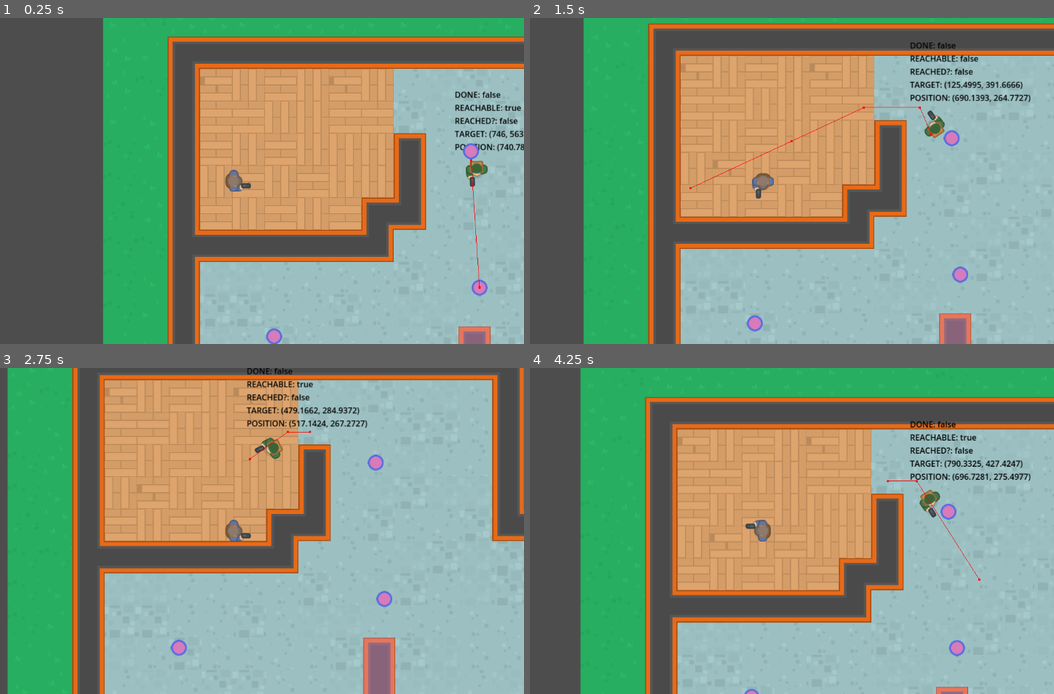
Above: before the commit, frames 1-4 (two rows, left to right).
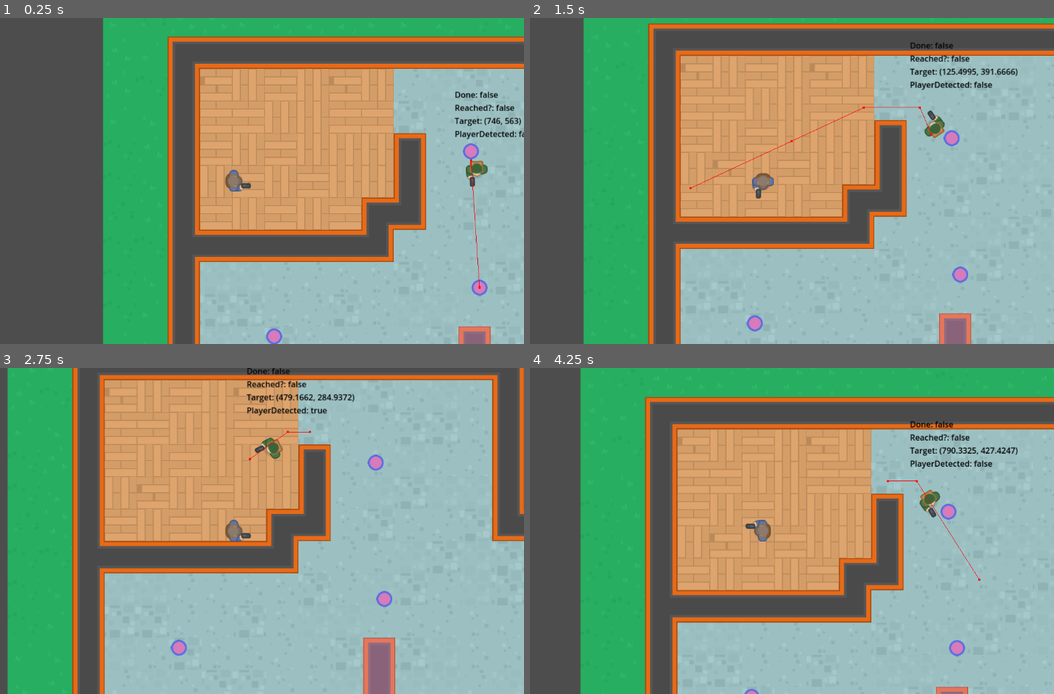
Above: after the commit, the same moments.

Repository: Esque123/Do-Not-Mind-Me
Game: Godot game, scene res://Scenes/level_map/level_map.tscn
Same seed, same stepped clock (60 frames per second), same inputs: the game is played once before the commit and once after it.
Inputs (mouse positions are in pixels of both pictures, inside the frame that each line leads up to):
- Up to frame 1 (0.25 s): no input
- Up to frame 2 (1.5 s): move the mouse to (891, 164) at 0.52 s; hold Right (right) 0.53-1.28 s; click (891, 164) at 0.6 s; move the mouse to (645, 197) at 1.27 s; hold Down (down) from 1.28 s (still down); click (645, 197) at 1.35 s
- Up to frame 3 (2.75 s): move the mouse to (293, 459) at 2.02 s; release Down (down) at 2.03 s; hold Right (right) from 2.03 s (still down); click (293, 459) at 2.1 s
- Up to frame 4 (4.25 s): move the mouse to (734, 596) at 2.77 s; release Right (right) at 2.78 s; hold Up (up) 2.78-3.53 s; click (734, 596) at 2.85 s; move the mouse to (938, 579) at 3.52 s; hold Left (left) from 3.53 s (still down); click (938, 579) at 3.6 s

The runs differ from the first frame. In frame 1, 0.7% of the frame differs, in the area x 86-100%, y 22-41%; in frame 2, 1.1%; in frame 3, 1.1%, in the area x 47-71%, y 0-19%; in frame 4, 1.1%.

Commit message:
Player Detection

Diff:
--- a/Scenes/player/player.gd
+++ b/Scenes/player/player.gd
@@ -1,4 +1,7 @@
 extends CharacterBody2D
+
+
+class_name Player
 
 
 const SPEED: float = 130
--- a/npc/npc.gd
+++ b/npc/npc.gd
@@ -10,15 +10,20 @@
 @onready var sprite_2d = $Sprite2D
 @onready var nav_agent = $NavAgent
 @onready var label = $Label
+@onready var player_detect = $PlayerDetect
+@onready var ray_cast_2d = $PlayerDetect/RayCast2D
 
 
 var _waypoints: Array = []
 var _current_wp: int = 0
+var _player_ref: Player
+
 
 # Called when the node enters the scene tree for the first time.
 func _ready():
 	set_physics_process(false)
 	create_wp()
+	_player_ref = get_tree().get_first_node_in_group("player")
 	call_deferred("set_physics_process", true)
 
 
@@ -31,10 +36,21 @@
 func _physics_process(delta):
 	if Input.is_action_just_pressed("set_target"):
 		nav_agent.target_position = get_global_mouse_position()
-
+	raycast_to_player()
 	update_navigation()
 	process_patrolling()
 	set_label()
+
+
+func raycast_to_player() -> void:
+	player_detect.look_at(_player_ref.global_position)
+
+
+func player_detected() -> bool:
+	var c = ray_cast_2d.get_collider()
+	if c != null:
+		return c.is_in_group("player")
+	return false
 
 
 func update_navigation() -> void:
@@ -58,9 +74,8 @@
 
 
 func set_label() -> void:
-	var s = "DONE: %s\n" % nav_agent.is_navigation_finished()
-	s += "REACHABLE: %s\n" % nav_agent.is_target_reachable()
-	s += "REACHED?: %s\n" % nav_agent.is_target_reached()
-	s += "TARGET: %s\n" % nav_agent.target_position
-	s += "POSITION: %s\n" % sprite_2d.global_position
+	var s = "Done: %s\n" % nav_agent.is_navigation_finished()
+	s += "Reached?: %s\n" % nav_agent.is_target_reached()
+	s += "Target: %s\n" % nav_agent.target_position
+	s += "PlayerDetected: %s\n" % player_detected()
 	label.text = s
--- a/npc/npc.tscn
+++ b/npc/npc.tscn
@@ -31,3 +31,10 @@
 ASASasas
 ASASasas
 "
+
+[node name="PlayerDetect" type="Node2D" parent="."]
+
+[node name="RayCast2D" type="RayCast2D" parent="PlayerDetect"]
+rotation = -1.5708
+target_position = Vector2(0, 400)
+collision_mask = 5
